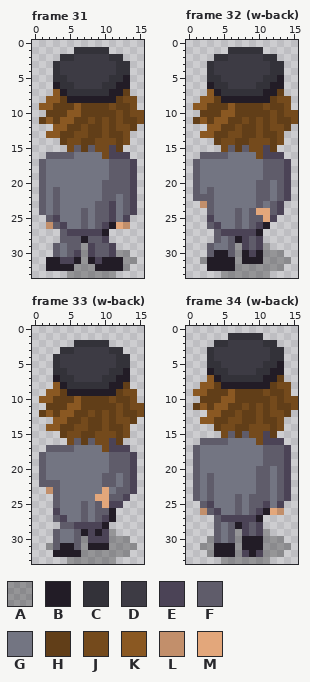
File history of a pixel-art file, art/cfe-reb.aseprite. The picture above is the old version.
16x34 pixels, 39 frames. Colours within 5 levels of each other are drawn and written as one. Shown: frame 31, frame 32 (w-back), frame 33 (w-back), frame 34 (w-back). The commit also changed other frames, which this record leaves out.
Visible layers, top first: "reb", "shadow" opacity 27%.
Palette (. is transparent): A #00000046  B #221c26  C #333239  D #3d3b44  E #4b4356  F #5f5c6a  G #737582  H #613e18  J #744a1c  K #8a5822  L #c28f6b  M #e3a77b
Pixels before, frame 31, first column x 1:
 1 .....CCCCC.....
 2 ...CCDDDDDCC...
 3 ..CDDDDDDDDCC..
 4 ..CDDDDDDDDCC..
 5 ..CCDDDDDDCCB..
 6 ..BCCDDDDCCBB..
 7 ..KBCCCCCCBBH..
 8 .KKHBBBBBBBHJJ.
 9 KKHHHKHHHHJHHJ.
10 .HHHKKHHHHHJHJJ
11 HKHKKHHJHJHJHHJ
12 ..KKHHJHHJHJJH.
13 .KKHHJJHHJHHJ..
14 ...HJJHHJJJHJ..
15 ....JFHFJJEH...
16 .FFFFGGGGJEEE..
17 FGGGGGGGGGFFFE.
18 FGGGGGGGGGFFFE.
19 FGGGGGGGGGFFFE.
20 FGGGGGGGGFFFFE.
21 FGFGGGGGGFFFFE.
22 FGFGGGGGGFFGFE.
23 FGFGGGGGFFEGFE.
24 FGFGGGFGFFEGFE.
25 .FEGGGFGFFEGE..
26 .LFEGGFGFEBML..
27 ...FEEEEEB.....
28 ...FFFBFFE.....
29 ..FGFFAEFFE....
30 ..FGFEAEFFEAA..
31 .BBEEBABEBBBAA.
32 .BBBBAAABBBBA..
33 ....AAAAAAA....
Pixels before, frame 32 (w-back), first column x 1:
 1 .....CCCCC.....
 2 ...CCDDDDDCC...
 3 ..CDDDDDDDDCC..
 4 ..CDDDDDDDDCC..
 5 ..CCDDDDDDCCB..
 6 ..BCCDDDDCCBB..
 7 ..KBCCCCCCBBH..
 8 .KKHBBBBBBBHJJ.
 9 KKHHHKHHHHJHHJ.
10 .HHHKKHHHHHJHJJ
11 HKHKKHHJHJHJHHJ
12 ..KKHHJHHJHJJH.
13 .KKHHJJHHJHHJ..
14 ...HJJHHJJJHJ..
15 ....JFHFJJEH...
16 .FFFFGGGGJEEE..
17 FGGGGGGGGGFFFE.
18 FGGGGGGGGGFFFE.
19 FGGGGGGGGGFFFE.
20 FGGGGGGGGFFGFE.
21 FGFGGGGGGFFGFE.
22 FFFGGGGGGFFGFE.
23 .LFGGGGGGFGFE..
24 ..FGGGFGFMMFE..
25 ..EGGGFGFFME...
26 ..FEGGFGFEB....
27 ...FEEEEEB.....
28 ...FGFBEFE.....
29 ..FGGFAEFEA....
30 ..FBBFABEBAAA..
31 .ABBBBABBBAAAA.
32 ..BBBBAAAAAAA..
33 ....AAAAAAA....
Pixels before, frame 33 (w-back), first column x 1:
 2 .....CCCCC.....
 3 ...CCDDDDDCC...
 4 ..CDDDDDDDDCC..
 5 ..CDDDDDDDDCC..
 6 ..CCDDDDDDCCB..
 7 ..BCCDDDDCCBB..
 8 ..KBCCCCCCBBH..
 9 .KKHBBBBBBBHJJ.
10 KKHHHKHHHHJHHJ.
11 .HHHKKHHHHHJHJJ
12 HKHKKHHJHJHJHHJ
13 ..KKHHJHHJHJJH.
14 .KKHHJJHHJHHJ..
15 ...HJJHHJJJHJ..
16 ....JFHFJJEH...
17 .FFFFGGGGJEEE..
18 FGGGGGGGGGFFFE.
19 FGGGGGGGGGFFFE.
20 FGGGGGGGGGFFFE.
21 FGGGGGGGGFFGFE.
22 FFFGGGGGGFFGFE.
23 .LFGGGGGGMGFFE.
24 ..FGGGGGMMFFE..
25 ..FGGGFGFMEE...
26 ..EGGGFGFFB....
27 ..FEGGFGFEB....
28 ...FFEEEEB.....
29 ..FGGFBEBEA....
30 ..FGGFAEEEAAA..
31 .AFBBFABBBAAAA.
32 ..BBBBAAAAAAA..
33 ....AAAAAAA....
Pixels before, frame 34 (w-back), first column x 1:
 1 .....CCCCC.....
 2 ...CCDDDDDCC...
 3 ..CDDDDDDDDCC..
 4 ..CDDDDDDDDCC..
 5 ..CCDDDDDDCCB..
 6 ..BCCDDDDCCBB..
 7 ..KBCCCCCCBBH..
 8 .KKHBBBBBBBHJJ.
 9 KKHHHKHHHHJHHJ.
10 .HHHKKHHHHHJHJJ
11 HKHKKHHJHJHJHHJ
12 ..KKHHJHHJHJJH.
13 .KKHHJJHHJHHJ..
14 ...HJJHHJJJHJ..
15 ....JFHFJJEH...
16 .FFFFGGGGJEEE..
17 FGGGGGGGGGFFFE.
18 FGGGGGGGGGFFFE.
19 FGGGGGGGGGFFFE.
20 FGGGGGGGGFFGFE.
21 FGFGGGGGGFFGFE.
22 FGFGGGGGGFFGFE.
23 FGFGGGGGGFFGFE.
24 FGFGGGFGFFFGFE.
25 .FEGGGFGFFEGE..
26 .LFEGGFGFEBML..
27 ...FEEEEEB.....
28 ...FGFBEFE.....
29 ...FGFAEFEA....
30 ..AFGFABBBAAA..
31 .AABBBABBBAAAA.
32 ..ABBBAEBEAAA..
33 ....AAAAAAA....
The result:
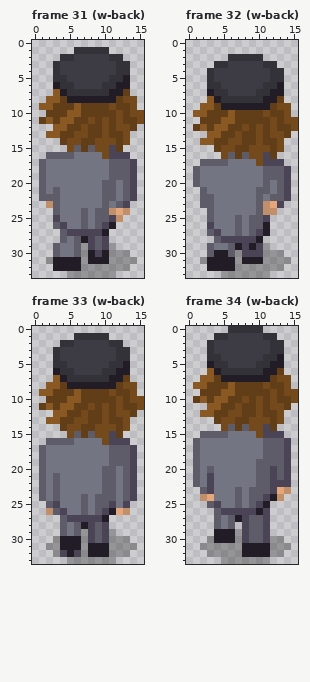
The commit says: Walk-back animation
Difference:
Changed rows in their new state; - is an unchanged pixel.
Frame 31 (w-back), layer "reb":
first column x 1:
20 -----------G--
21 -----------G--
22 -F------------
23 .L------G-GFE.
24 ..--------LML.
25 -.---------L.-
26 -.---------..-
28 ----G--E------
29 ----G----EA---
30 ----GF-BEBA---
31 -A-BB---B-AA--
32 -.---B--AAAA--
Frame 32 (w-back), layer "reb":
first column x 1:
 1 -----.....-----
 2 ---..CCCCC..---
 3 --.CC-----C-.--
 5 ---D------D-C--
 6 --C-D----D-C---
 7 --BC-DDDD-C-B--
 8 -.-BCCCCCC-BH.-
 9 .-K-BBBBBBB-J--
10 KK--H-----JH--.
11 .H-H-K-H-H---J-
12 HKH-K-HJ----H-J
13 -.-K-H-----J-H-
14 -KK-H-J-H-H----
15 ---H-J-H--J-J--
16 -...JFHFJ--H.--
17 .FFFF----JEEE.-
20 ---------G-----
21 .FG------------
22 .---------GF---
23 -F--------LM---
24 ------G-GFLL.--
25 --F-------E.---
26 --EG-----F-----
27 --FEGGFGFEB----
28 ----EEE-EB-----
29 ------B-B------
30 -------E-E-----
Frame 33 (w-back), layer "reb":
first column x 1:
 1 -----CCCCC-----
 2 ---CCDDDDDCC---
 3 --CDD-----D-C--
 5 ---C------C-B--
 6 --B-C----C-B---
 7 --KB-CCCC-B-H--
 8 -K-HBBBBBB-HJJ-
 9 K-H-HKHHHHJ-H--
10 .H--K-----HJ--J
11 HK-K-H-J-J---H-
12 ..K-H-JH----J-.
13 -K-H-J-----H-.-
14 -..-J-H-J-J----
15 ---.-F-F--E-.--
16 -FFFFGGGG--EE--
17 FGGGG----GFFFE-
20 ---------F-G---
21 --F------------
22 -G-------------
23 FG-------FFG---
24 FG----F-FF-GFE-
25 -FE------F-GE--
26 -LFE-----E-ML--
27 --.FEEEEEB.----
28 ----GFB-FE-----
29 --.F--A-F------
30 --ABBB--F------
31 --A--B---------
32 --AE-E-BBB-----
Frame 34 (w-back), layer "reb":
first column x 1:
 0 -----CCCCC-----
 1 ---CCDDDDDCC---
 2 --CDD-----D-C--
 4 ---C------C-B--
 5 --B-C----C-B---
 6 --KB-CCCC-B-H--
 7 -K-HBBBBBB-HJJ-
 8 K-H-HKHHHHJ-H--
 9 .H--K-----HJ--J
10 HK-K-H-J-J---H-
11 ..K-H-JH----J-.
12 -K-H-J-----H-.-
13 -..-J-H-J-J----
14 ---.-F-F--E-.--
15 -FFFFGGGG--EE--
16 FGGGG----GFFFE-
19 ---------F-----
20 --F--------E---
21 --E--------E---
22 --E--------EE--
23 .FE---F-F--EML-
24 .LM-------EBL.-
25 -.FE-----EB..--
26 -..FEEEEEBE..--
27 ----GFB-FFE----
28 ------.--FE----
29 ---BBB---FE----
30 ---BBB-EFFE----
31 ---AAA----B----
32 ---AAA-B-BB----
Pixel boxes of the changes (left, top, right, bottom) in both pictures:
changed: (39, 180, 137, 271)
changed: (193, 47, 298, 257)
changed: (39, 333, 144, 557)
changed: (193, 326, 298, 557)
